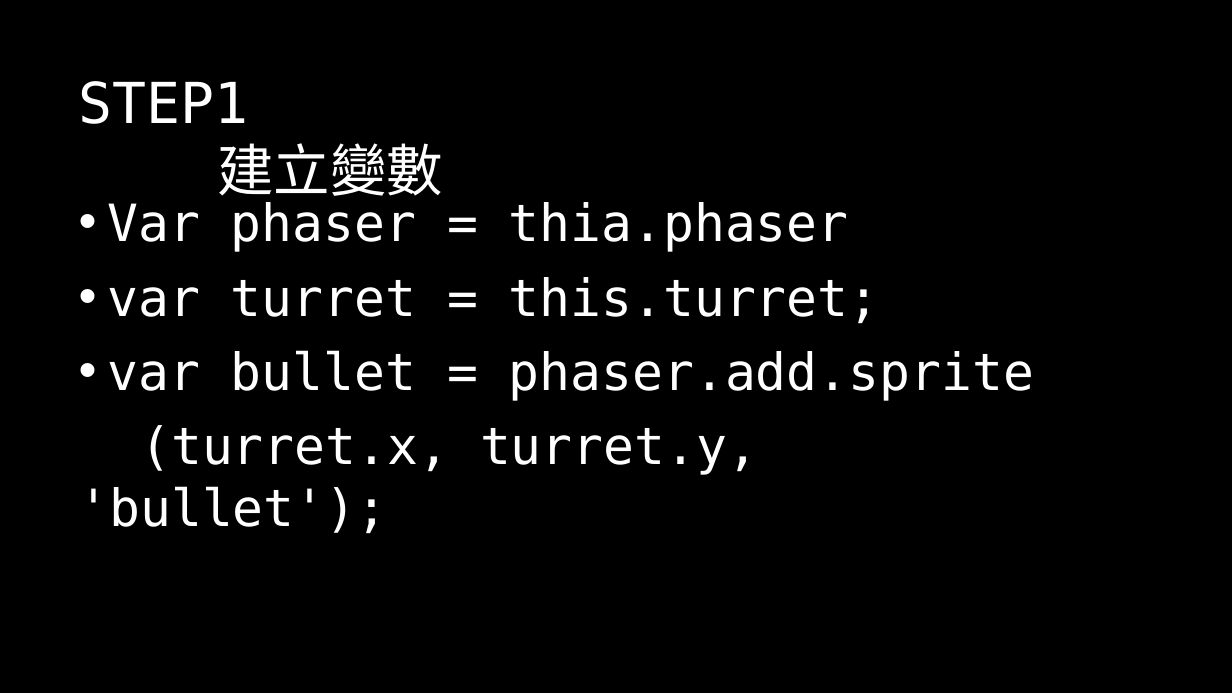
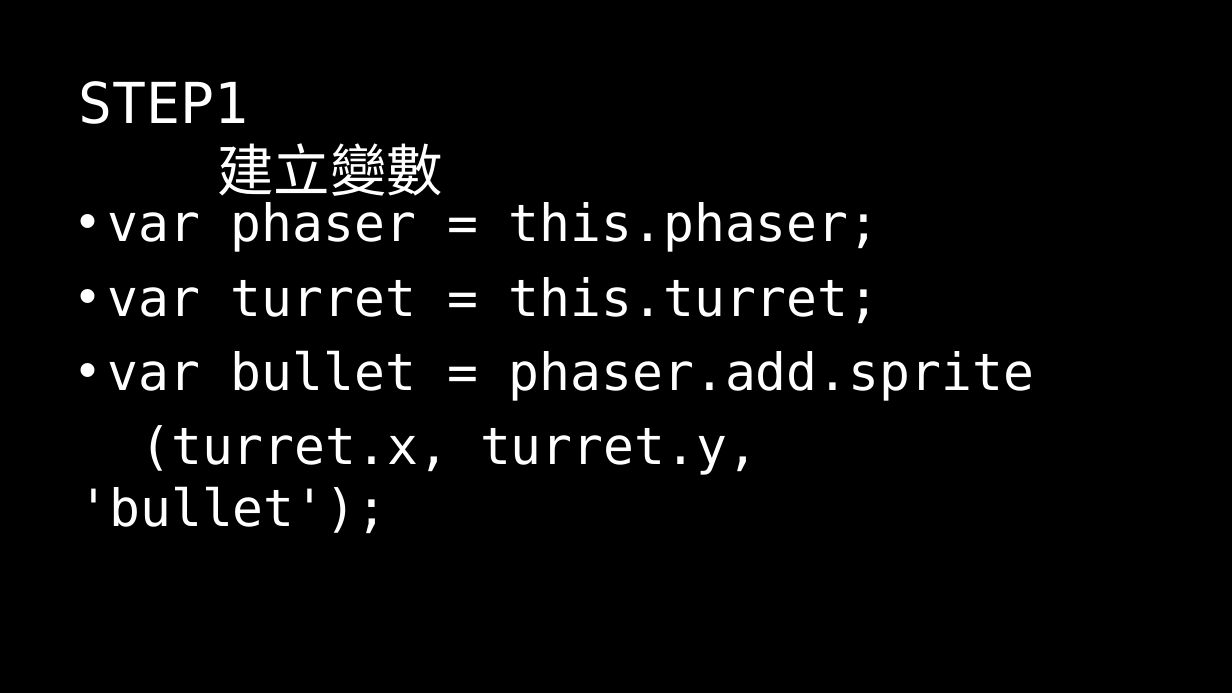
Before and after one commit to NCHUIT/104B_phaser_tanks_war, a slide deck: slide 12 of 02_fire/Phaser.pptx. Drawn at 1232x693 pixels with LibreOffice and Linux fonts; fonts in the diff are those of the drawing; background and template pictures are left out. Boxes give left, top, right and bottom in pixels: in the first picture for what was removed or moved away, otherwise in the second. Text is boxed around its words. In the diff, an @@ line names an element or a change of style, - is before the commit and + after.

Commit message:
thia

```diff
--- a/02_fire/Phaser.pptx
+++ b/02_fire/Phaser.pptx
@@ text at box(107, 202, 880, 252): text changed @@
-• Var phaser = thia.phaser
+• var phaser = this.phaser;
```
Also in this commit, not shown: 5 other slides changed, 5 other files.
